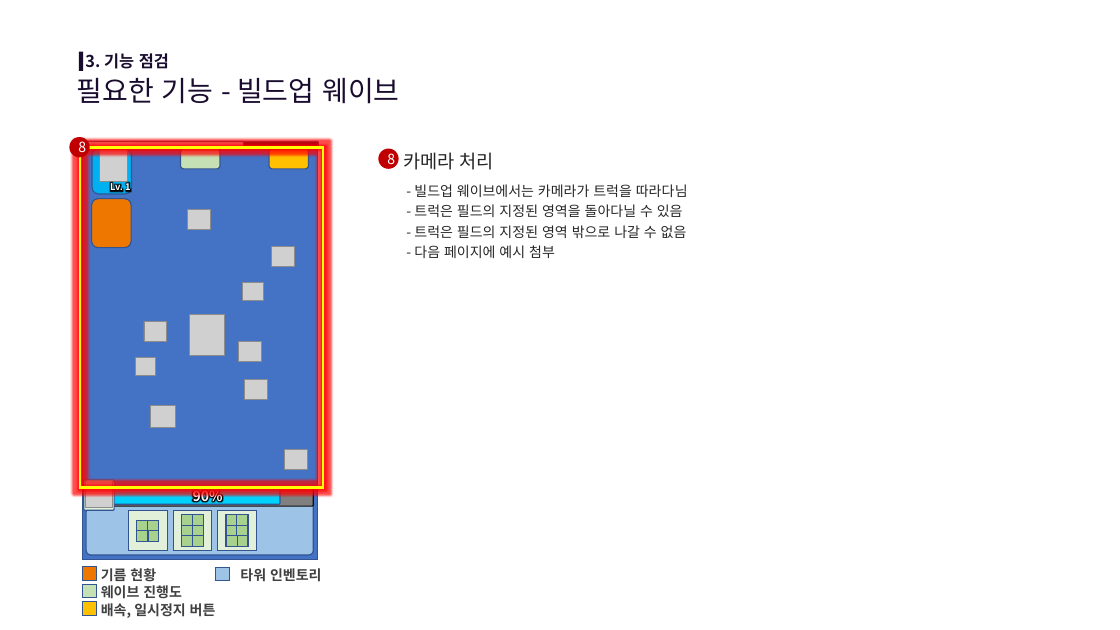
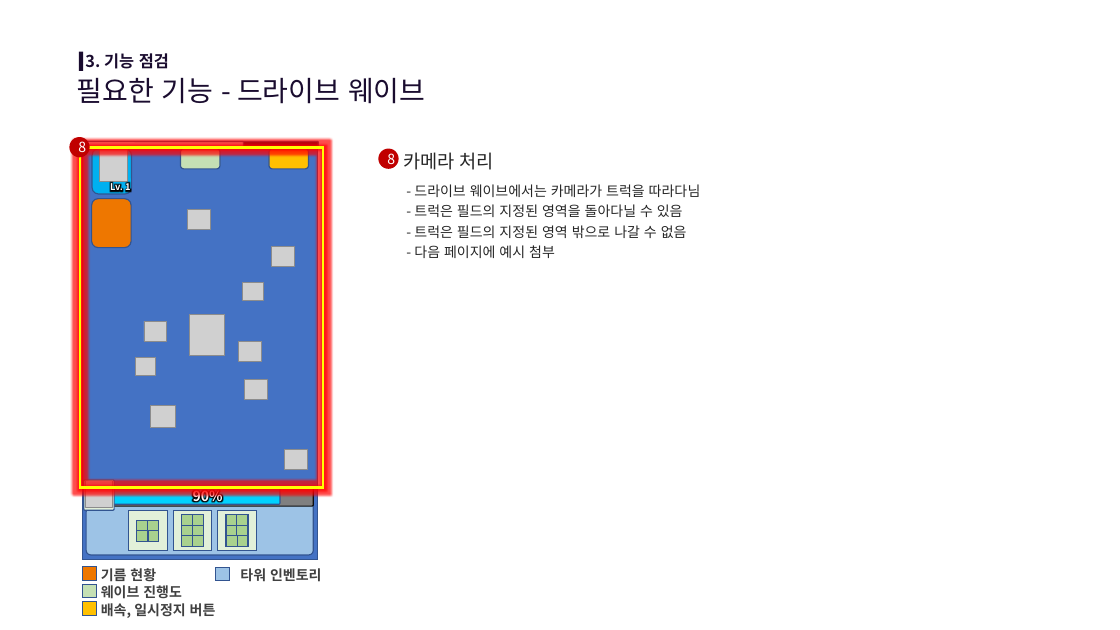
Before and after one commit to scorchLand/kci, a slide deck: slide 17 of 기획서/트럭 문서.pptx. Drawn at 1120x630 pixels with LibreOffice and Linux fonts; fonts in the diff are those of the drawing; grey boxes stand for pictures; background and template pictures are left out. Boxes give left, top, right and bottom in pixels: in the first picture for what was removed or moved away, otherwise in the second. Text is boxed around its words. In the diff, an @@ line names an element or a change of style, - is before the commit and + after.

```diff
--- a/기획서/트럭 문서.pptx
+++ b/기획서/트럭 문서.pptx
@@ text at <box>77,77,425,104</box>: text changed @@
-필요한 기능 - 빌드업 웨이브
+필요한 기능 - 드라이브 웨이브
@@ text at <box>414,184,701,197</box>: text changed @@
-- 빌드업 웨이브에서는 카메라가 트럭을 따라다님
+- 드라이브 웨이브에서는 카메라가 트럭을 따라다님
```
Also in this commit, not shown: 17 other slides changed, 12 other files.
